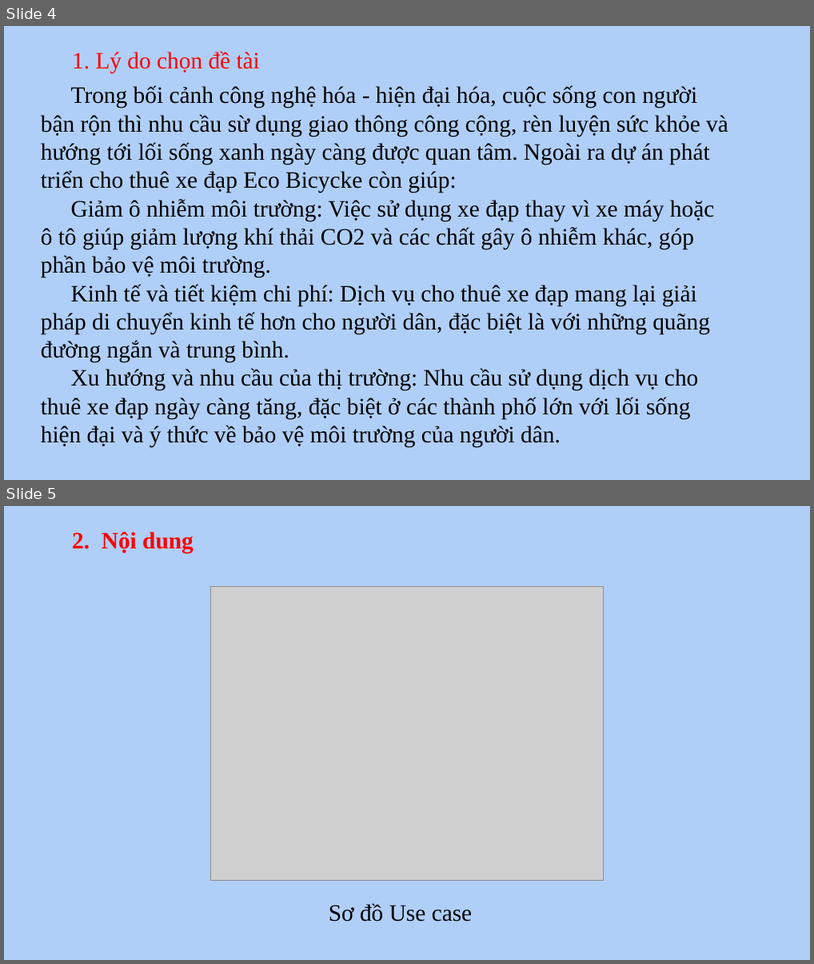
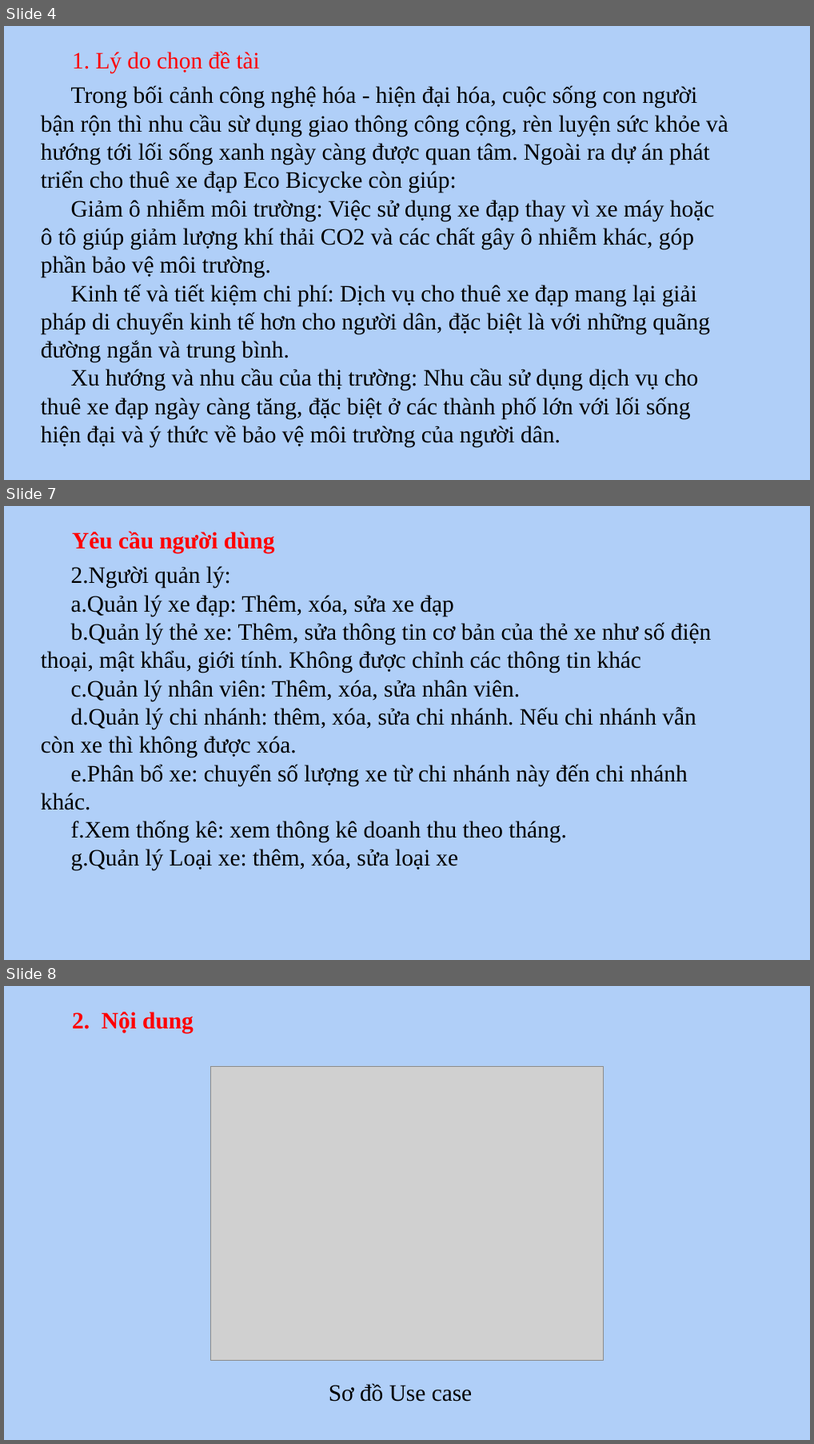
Before and after one commit to hophuoc4so9/EcoBicycle, a slide deck: Nhom8_QuanLyThueXeDap.pptx. Shown one above the other, each under a label of ours: slides 4 and 5 before the commit, slides 4, 7 and 8 after it; the slides between them are not shown. The pictures are 814x964 and 814x1444 pixels, drawn with LibreOffice and Linux fonts; fonts in the diff are those of the drawing; grey boxes stand for pictures. Boxes give left, top, right and bottom in pixels: in the first picture for what was removed or moved away, otherwise in the second. Text is boxed around its words. In the diff, an @@ line names an element or a change of style, - is before the commit and + after.

```diff
--- a/Nhom8_QuanLyThueXeDap.pptx
+++ b/Nhom8_QuanLyThueXeDap.pptx
@@ slide 7 added at <box>4,506,810,960</box>, background #FFFFFF @@
@@ rectangle added at <box>4,506,810,960</box>, fill #B0CFF8 @@
@@ text added at <box>72,531,275,554</box>, 28 pt, text #FF0000, bold @@
+Yêu cầu người dùng
@@ text added at <box>41,566,712,871</box>, 28 pt, text #000000 @@
+2.Người quản lý:
+a.Quản lý xe đạp: Thêm, xóa, sửa xe đạp
+b.Quản lý thẻ xe: Thêm, sửa thông tin cơ bản của thẻ xe như số điện thoại, mật khẩu, giới tính. Không được chỉnh các thông tin khác
+c.Quản lý nhân viên: Thêm, xóa, sửa nhân viên.
+d.Quản lý chi nhánh: thêm, xóa, sửa chi nhánh. Nếu chi nhánh vẫn còn xe thì không được xóa.
+e.Phân bổ xe: chuyển số lượng xe từ chi nhánh này đến chi nhánh khác.
+f.Xem thống kê: xem thông kê doanh thu theo tháng.
+g.Quản lý Loại xe: thêm, xóa, sửa loại xe
@@ what was slide 5 is now slide 8 @@
```
Also in this commit, not shown: 2 other slides added, 1 other file.
